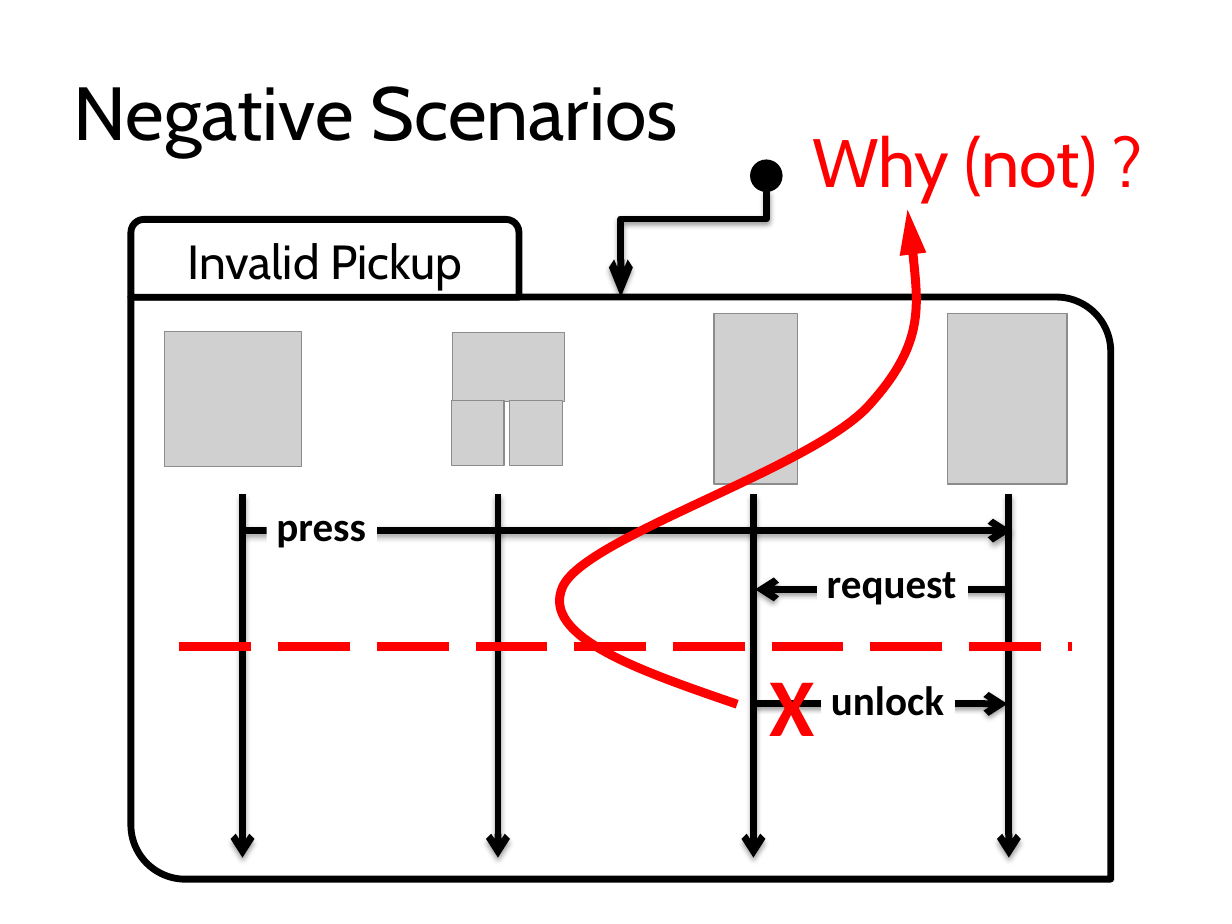
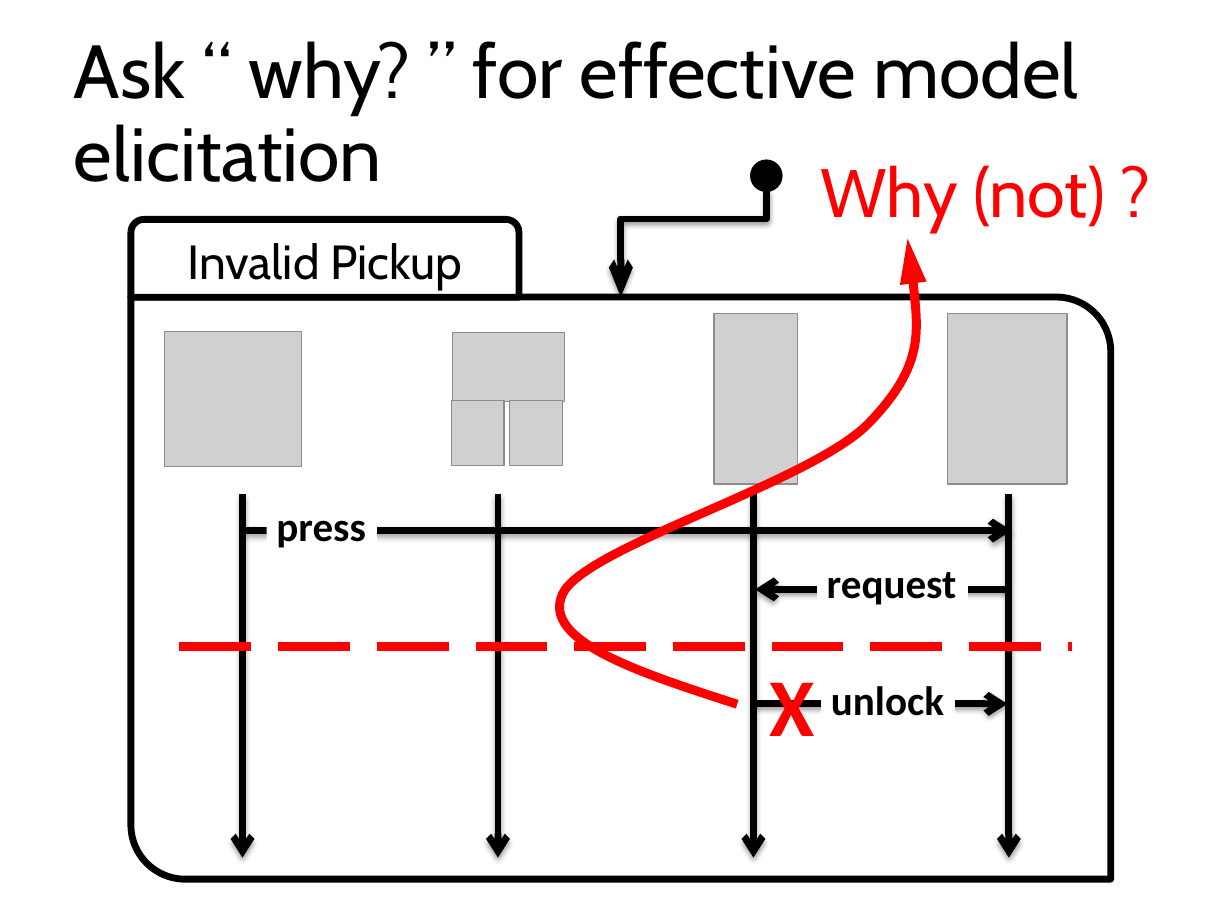
Before and after one commit to blambeau/phd, a slide deck: slide 21 of public-defense/slides.pptx. Drawn at 1232x924 pixels with LibreOffice and Linux fonts; fonts in the diff are those of the drawing; grey boxes stand for pictures. Boxes give left, top, right and bottom in pixels: in the first picture for what was removed or moved away, otherwise in the second. Text is boxed around its words. In the diff, an @@ line names an element or a change of style, - is before the commit and + after.

Commit message:
Scenario questions revisited

```diff
--- a/public-defense/slides.pptx
+++ b/public-defense/slides.pptx
@@ title at (x1=74, y1=41, x2=1079, y2=182): text changed @@
-Negative Scenarios
+Ask “ why? ” for effective model elicitation
@@ text "Why (not) ?" moved from (x1=812, y1=135, x2=1097, y2=202) to (x1=821, y1=165, x2=1105, y2=233) @@
@@ freeform shape resized from (x1=541, y1=209, x2=926, y2=703) to (x1=541, y1=239, x2=926, y2=705) @@
```
Also in this commit, not shown: 39 other slides changed, 15 slides added, 1 slide removed, 3 other files.
